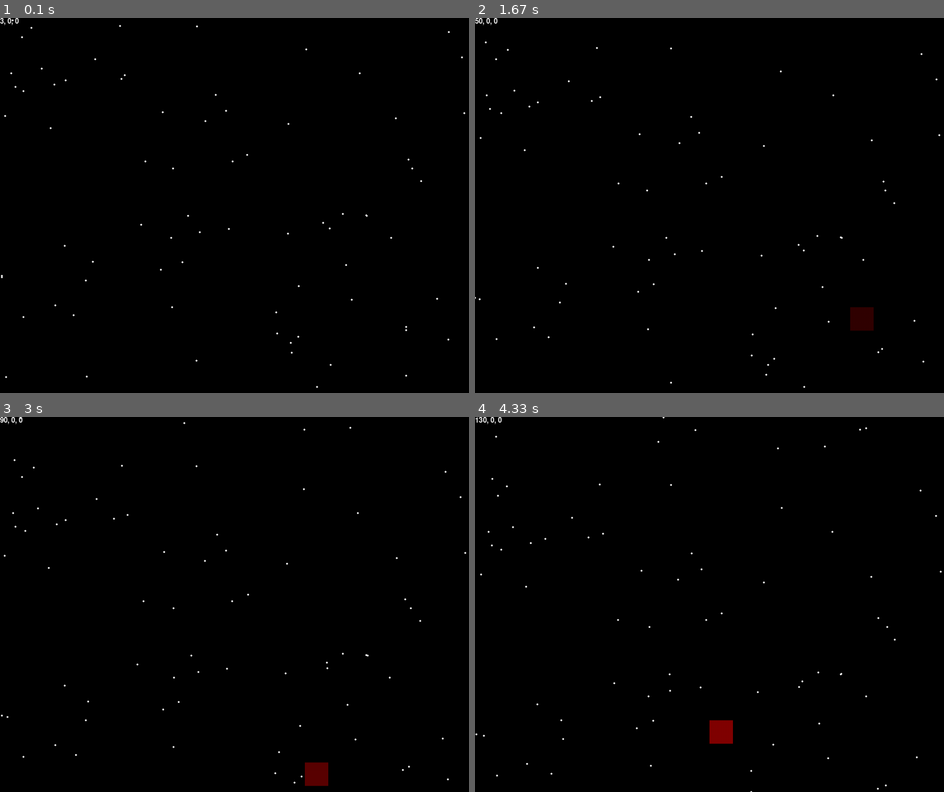
Above: before the commit, frames 1-4 (two rows, left to right).
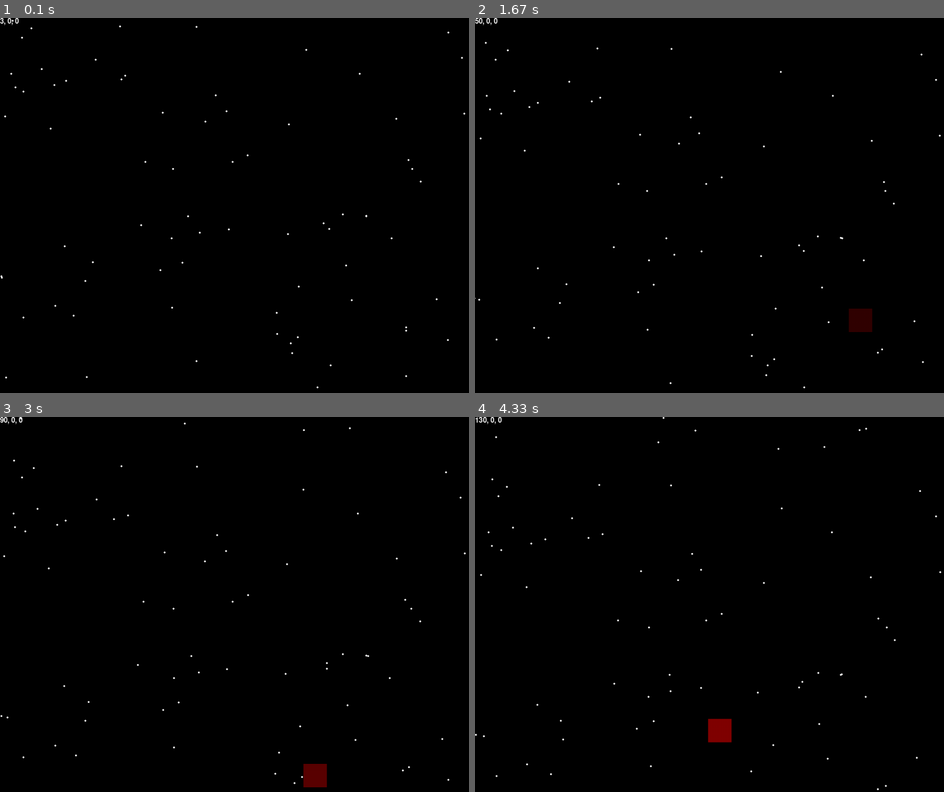
Above: after the commit, the same moments.

Repository: Majicbob/pygame-learning
Game: pygame game, started from programarcadegames.com/chapter8.py
Same seed, same stepped clock (60 frames per second), same inputs: the game is played once before the commit and once after it.
Inputs:
- Up to frame 1 (0.1 s): no input
- Up to frame 2 (1.67 s): no input
- Up to frame 3 (3 s): no input
- Up to frame 4 (4.33 s): no input

The runs differ from the first frame. In frame 1, 0.2% of the frame differs, in the area x 0-100%, y 0-99%; in frame 2, 0.3%; in frame 3, 0.3%; in frame 4, 0.3%, in the area x 0-100%, y 0-100%.

Commit message:
seperate drawing and moving code sections

Diff:
--- a/programarcadegames.com/chapter8.py
+++ b/programarcadegames.com/chapter8.py
@@ -59,19 +59,10 @@
 
 
     # ALL GAME LOGIC SHOULD GO BELOW THIS COMMENT
+    # keep rect on screen
+    rect_x += change_x
+    rect_y += change_y
 
-    # ALL GAME LOGIC SHOULD GO ABOVE THIS COMMENT
-    # ######
-
-
-    # ALL CODE TO DRAW SHOULD GO BELOW THIS COMMENT
-    # ######
-
-    # First, clear the screen to white. Don't put other drawing commands
-    # above this, or they will be erased with this command.
-    screen.fill(black)
-
-    # keep on screen
     if (rect_x > max_x):
         change_x = change_x * -1
     if (rect_x < 0):
@@ -100,19 +91,12 @@
     if (g == 0 and b > 0):
         b -= 1
 
-    pygame.draw.rect(screen, (r, g, b), [rect_x, rect_y, 50, 50])
-    rect_x += change_x
-    rect_y += change_y
 
-    rgb = "{}, {}, {}".format(r, g, b)
+    rgb  = "{}, {}, {}".format(r, g, b)
     text = font.render(rgb, True, white)
-    screen.blit(text, [0,0])
 
-    # snow
+    # move snow
     for i in range(len(star_list)):
-        # Draw the star
-        pygame.draw.circle(screen,white,star_list[i],2)
-
         # move down one
         star_list[i][1] += 1
 
@@ -130,6 +114,29 @@
             star_list[i][1] = random.randrange(-50, -10)
             star_list[i][0] = random.randrange(0, screen.get_width())
 
+    # ALL GAME LOGIC SHOULD GO ABOVE THIS COMMENT
+    # ######
+
+
+    # ALL CODE TO DRAW SHOULD GO BELOW THIS COMMENT
+    # ######
+
+    # First, clear the screen to white. Don't put other drawing commands
+    # above this, or they will be erased with this command.
+    screen.fill(black)
+
+
+    # draw rect
+    pygame.draw.rect(screen, (r, g, b), [rect_x, rect_y, 50, 50])
+
+    # print (R,G,B)
+    screen.blit(text, [0,0])
+
+    # snow
+    for i in range(len(star_list)):
+        pygame.draw.circle(screen,white,star_list[i],2)
+
+
     # ALL CODE TO DRAW SHOULD GO ABOVE THIS COMMENT
 
     # Go ahead and update the screen with what we've drawn.
